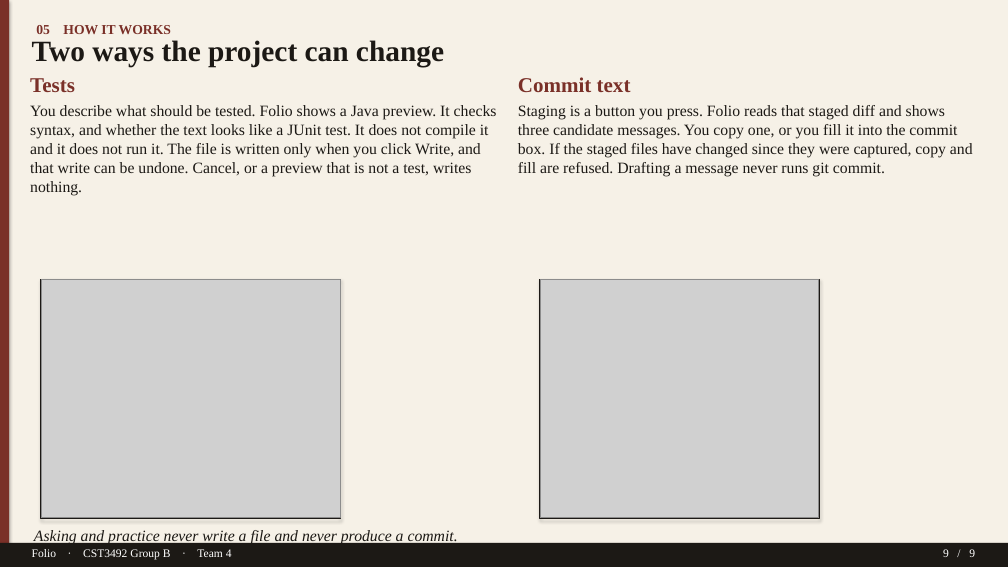
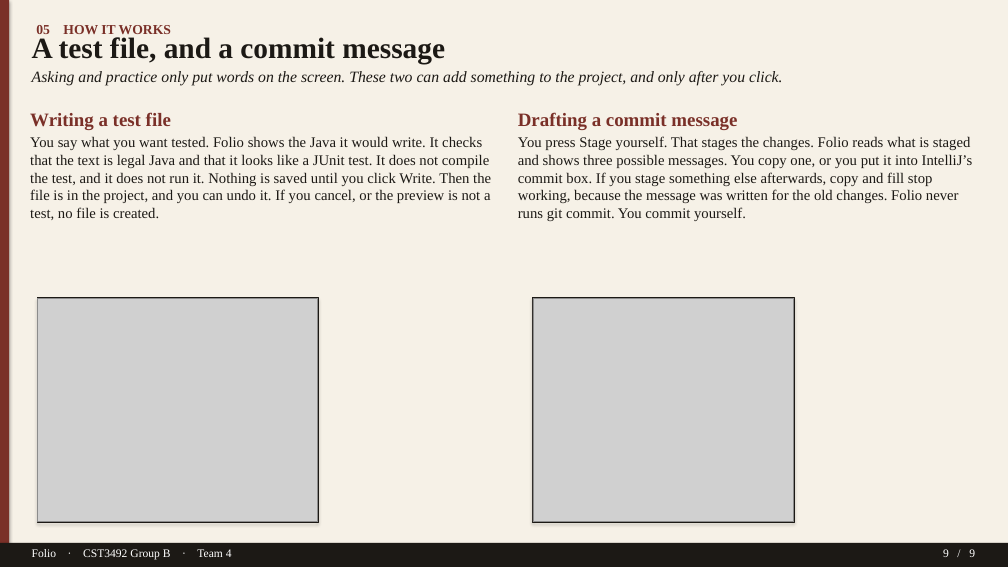
Before and after one commit to TTAWDTT/folio, a slide deck: slide 9 of submission/documents/Folio-GroupB-Team4-Slides.pptx. Drawn at 1008x567 pixels with LibreOffice and Linux fonts; fonts in the diff are those of the drawing; grey boxes stand for pictures. Boxes give left, top, right and bottom in pixels: in the first picture for what was removed or moved away, otherwise in the second. Text is boxed around its words. In the diff, an @@ line names an element or a change of style, - is before the commit and + after.

```diff
--- a/submission/documents/Folio-GroupB-Team4-Slides.pptx
+++ b/submission/documents/Folio-GroupB-Team4-Slides.pptx
@@ text at [32, 37, 445, 64]: text changed @@
-Two ways the project can change
+A test file, and a commit message
@@ text added at [32, 71, 783, 85], 15 pt, text #1C1915, italic @@
+Asking and practice only put words on the screen. These two can add something to the project, and only after you click.
@@ text at [30, 112, 491, 220]: text changed; size 15 to 14 pt @@
-Tests
-You describe what should be tested. Folio shows a Java preview. It checks syntax, and whether the text looks like a JUnit test. It does not compile it and it does not run it. The file is written only when you click Write, and that write can be undone. Cancel, or a preview that is not a test, writes nothing.
+Writing a test file
+You say what you want tested. Folio shows the Java it would write. It checks that the text is legal Java and that it looks like a JUnit test. It does not compile the test, and it does not run it. Nothing is saved until you click Write. Then the file is in the project, and you can undo it. If you cancel, or the preview is not a test, no file is created.
@@ text at [518, 112, 973, 221]: text changed; size 15 to 14 pt @@
-Commit text
-Staging is a button you press. Folio reads that staged diff and shows three candidate messages. You copy one, or you fill it into the commit box. If the staged files have changed since they were captured, copy and fill are refused. Drafting a message never runs git commit.
+Drafting a commit message
+You press Stage yourself. That stages the changes. Folio reads what is staged and shows three possible messages. You copy one, or you put it into IntelliJ’s commit box. If you stage something else afterwards, copy and fill stop working, because the message was written for the old changes. Folio never runs git commit. You commit yourself.
@@ rectangle: place and size @@
-rectangle at [41, 279, 341, 519]
+rectangle at [37, 298, 318, 523]
@@ picture: place and size @@
-picture at [42, 280, 340, 518]
+picture at [38, 299, 318, 522]
@@ rectangle: place and size @@
-rectangle at [540, 279, 820, 519]
+rectangle at [532, 298, 794, 523]
@@ picture: place and size @@
-picture at [541, 280, 819, 518]
+picture at [533, 299, 794, 522]
@@ text removed at [34, 530, 458, 544] @@
-Asking and practice never write a file and never produce a commit.
```
Also in this commit, not shown: 3 other slides changed, 2 other files.
